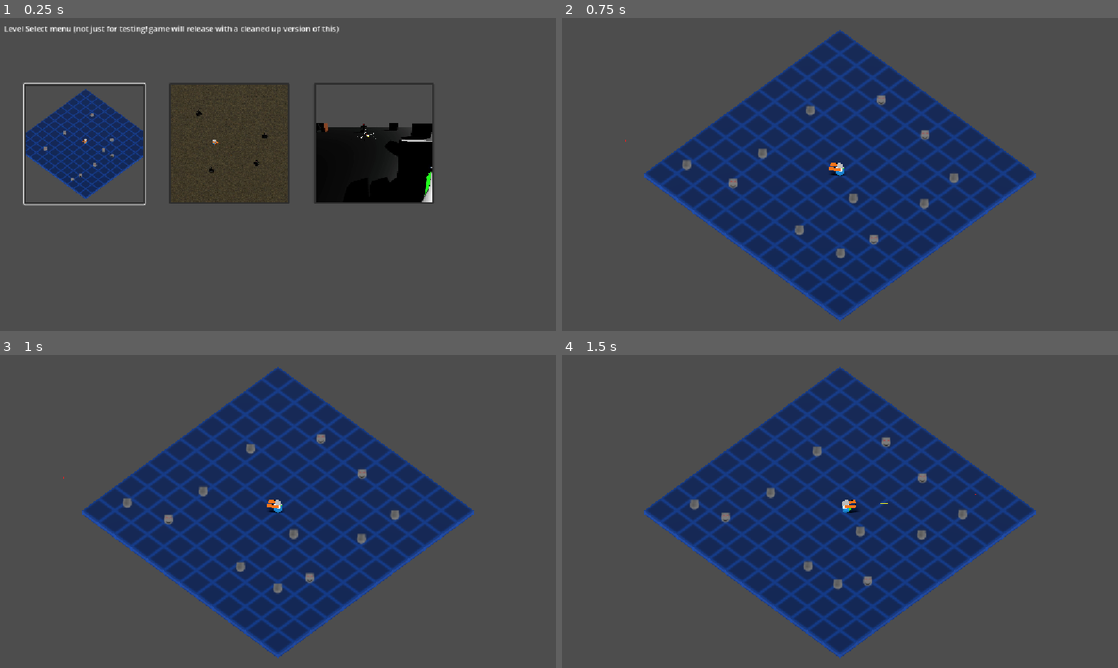
Above: before the commit, frames 1-4 (two rows, left to right).
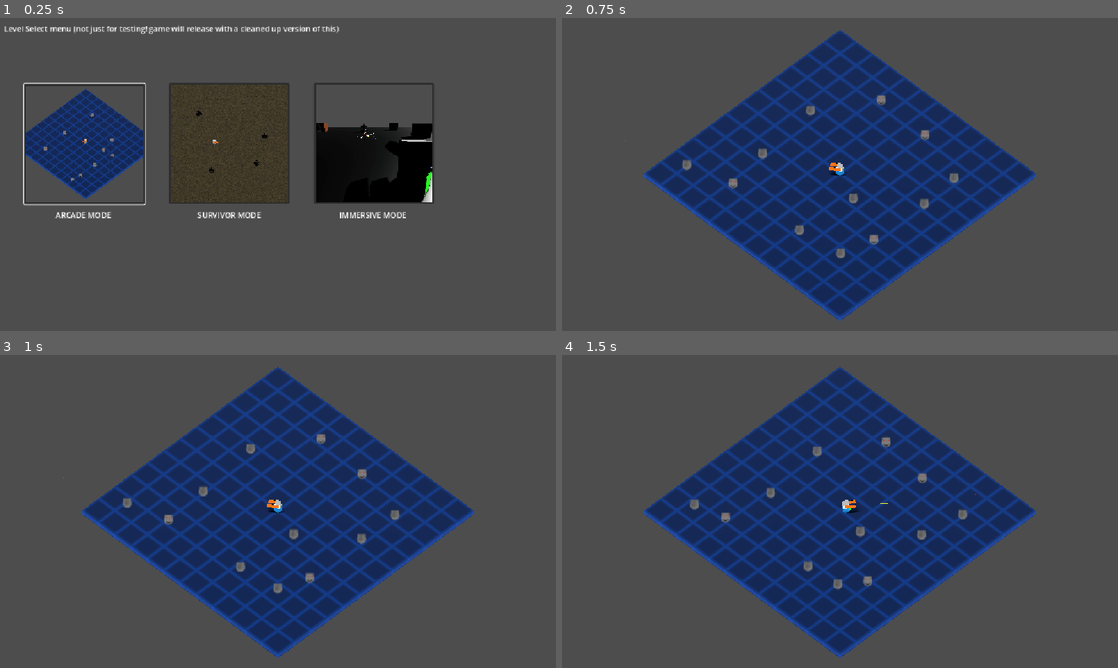
Above: after the commit, the same moments.

Repository: Gamkedo/terminus-2k28
Game: Godot game, scene res://level_menu.tscn
Two runs of this game, one before a commit and one after it. Both use one fixed random seed, a clock stepped at 60 frames per second and the inputs below.
Inputs (mouse positions are in pixels of both pictures, inside the frame that each line leads up to):
- Up to frame 1 (0.25 s): no input
- Up to frame 2 (0.75 s): click (645, 143) at 0.5 s
- Up to frame 3 (1 s): no input
- Up to frame 4 (1.5 s): move the mouse to (962, 495) at 1.27 s; press the mouse at (962, 495) at 1.28 s; hold D (walk_right) from 1.28 s (still down)

The runs differ from the first frame. In frame 1, 0.5% of the frame differs, in the area x 9-73%, y 62-64%; in frame 2, nothing differs; in frame 3, nothing differs; in frame 4, nothing differs.

Commit message:
Adding mode labels to level select screen

Diff:
--- a/level_menu.tscn
+++ b/level_menu.tscn
@@ -7,9 +7,9 @@
 
 [node name="LevelMenu" type="Node2D" unique_id=431338942 node_paths=PackedStringArray("area_a")]
 script = ExtResource("1_mcy63")
-area_a = NodePath("AreaA")
+area_a = NodePath("AreaA Arcade")
 
-[node name="Label" type="Label" parent="." unique_id=716597263]
+[node name="Top of screen text - placeholder" type="Label" parent="." unique_id=716597263]
 offset_left = 8.0
 offset_top = 10.0
 offset_right = 800.0
@@ -17,7 +17,7 @@
 theme_override_font_sizes/font_size = 16
 text = "Level Select menu (not just for testing! game will release with a cleaned up version of this)"
 
-[node name="AreaA" type="Button" parent="." unique_id=181493714]
+[node name="AreaA Arcade" type="Button" parent="." unique_id=181493714]
 offset_left = 50.0
 offset_top = 136.0
 offset_right = 300.0
@@ -25,13 +25,31 @@
 icon = ExtResource("1_pssaq")
 expand_icon = true
 
-[node name="AreaB" type="Button" parent="." unique_id=882515598]
+[node name="LabelA" type="Label" parent="." unique_id=2139458646]
+offset_left = 51.0
+offset_top = 396.0
+offset_right = 294.0
+offset_bottom = 434.0
+theme_override_font_sizes/font_size = 16
+text = "ARCADE MODE"
+horizontal_alignment = 1
+
+[node name="AreaB Survivor" type="Button" parent="." unique_id=882515598]
 offset_left = 350.0
 offset_top = 135.0
 offset_right = 600.0
 offset_bottom = 385.0
 icon = ExtResource("3_g3bd0")
 expand_icon = true
+
+[node name="LabelB Survivor" type="Label" parent="." unique_id=1705265690]
+offset_left = 353.0
+offset_top = 396.0
+offset_right = 596.0
+offset_bottom = 434.0
+theme_override_font_sizes/font_size = 16
+text = "SURVIVOR MODE"
+horizontal_alignment = 1
 
 [node name="AreaC" type="Button" parent="." unique_id=1680213156]
 offset_left = 650.0
@@ -41,6 +59,15 @@
 icon = ExtResource("4_krrsl")
 expand_icon = true
 
-[connection signal="pressed" from="AreaA" to="." method="_on_area_a_pressed"]
-[connection signal="pressed" from="AreaB" to="." method="_on_area_b_pressed"]
+[node name="LabelC Immersive" type="Label" parent="." unique_id=929782284]
+offset_left = 651.0
+offset_top = 396.0
+offset_right = 894.0
+offset_bottom = 434.0
+theme_override_font_sizes/font_size = 16
+text = "IMMERSIVE MODE"
+horizontal_alignment = 1
+
+[connection signal="pressed" from="AreaA Arcade" to="." method="_on_area_a_pressed"]
+[connection signal="pressed" from="AreaB Survivor" to="." method="_on_area_b_pressed"]
 [connection signal="pressed" from="AreaC" to="." method="_on_area_c_pressed"]
